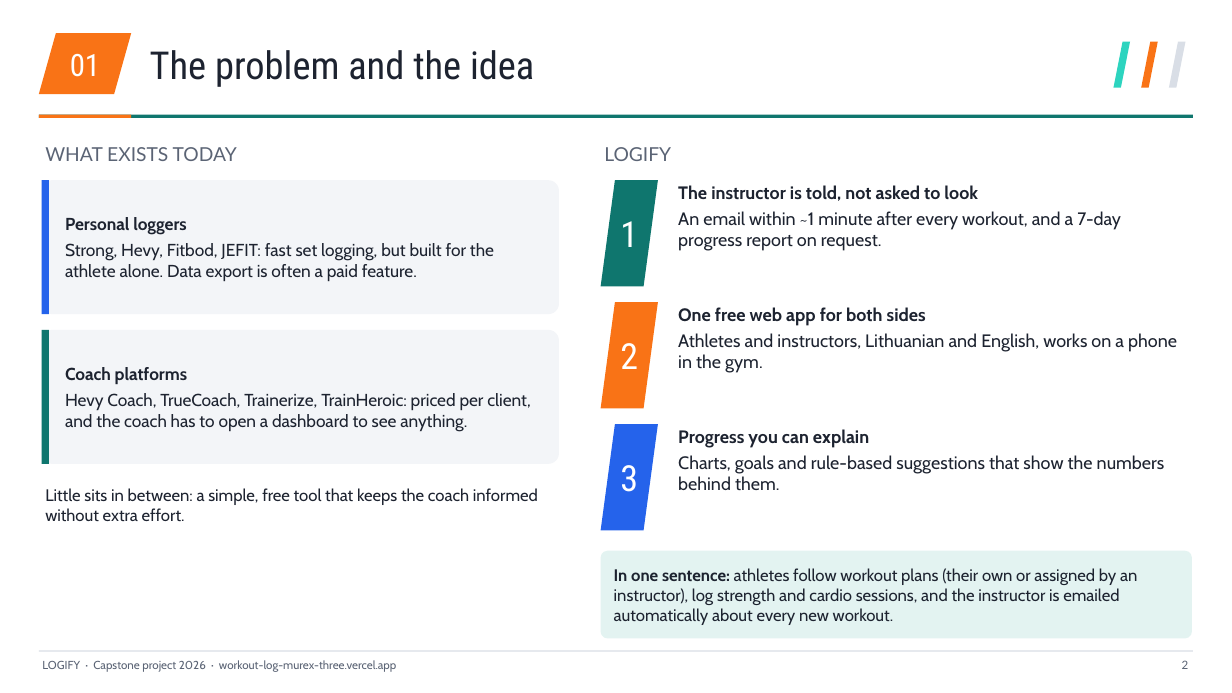
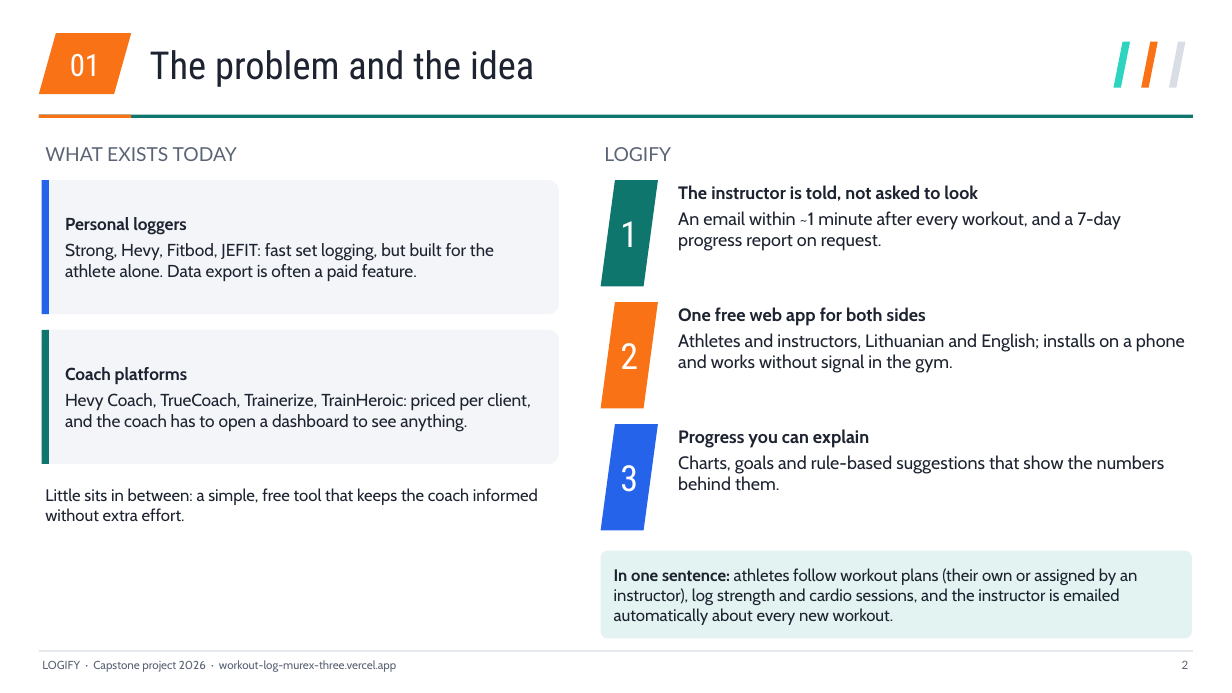
Before and after one commit to mse1987319-png/workout-log, a slide deck: slide 2 of _task/results/Logify_EN.pptx. Drawn at 1232x693 pixels with LibreOffice and Linux fonts; fonts in the diff are those of the drawing. Boxes give left, top, right and bottom in pixels: in the first picture for what was removed or moved away, otherwise in the second. Text is boxed around its words. In the diff, an @@ line names an element or a change of style, - is before the commit and + after.

```diff
--- a/_task/results/Logify_EN.pptx
+++ b/_task/results/Logify_EN.pptx
@@ text at <box>678,333,1185,373</box>: text changed @@
-Athletes and instructors, Lithuanian and English, works on a phone in the gym.
+Athletes and instructors, Lithuanian and English; installs on a phone and works without signal in the gym.
```
Also in this commit, not shown: 34 other slides changed, 8 slides added, 2 other files.
